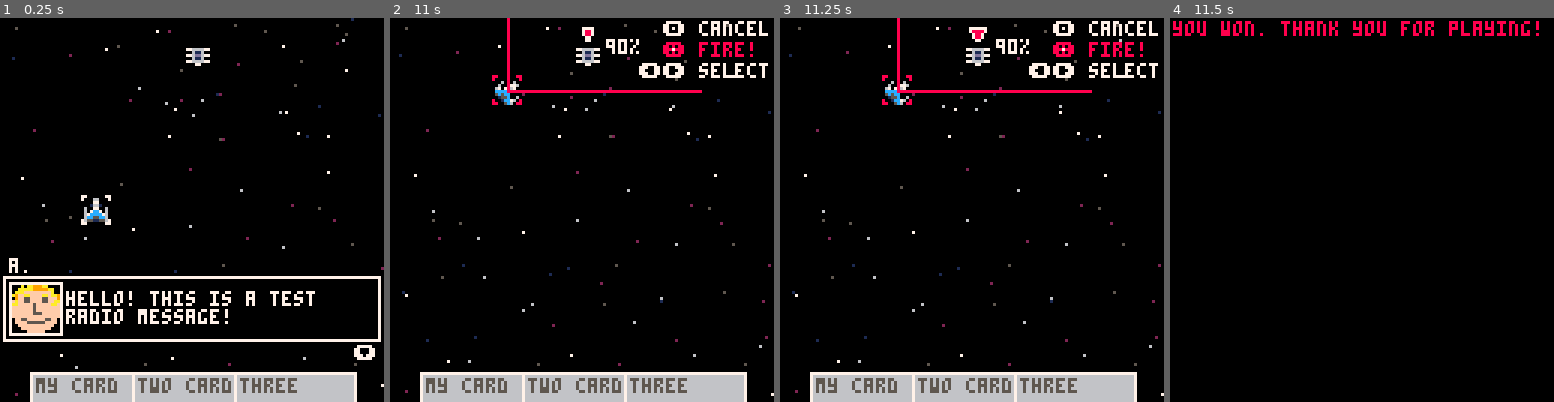
Above: before the commit, frames 1-4 (left to right).
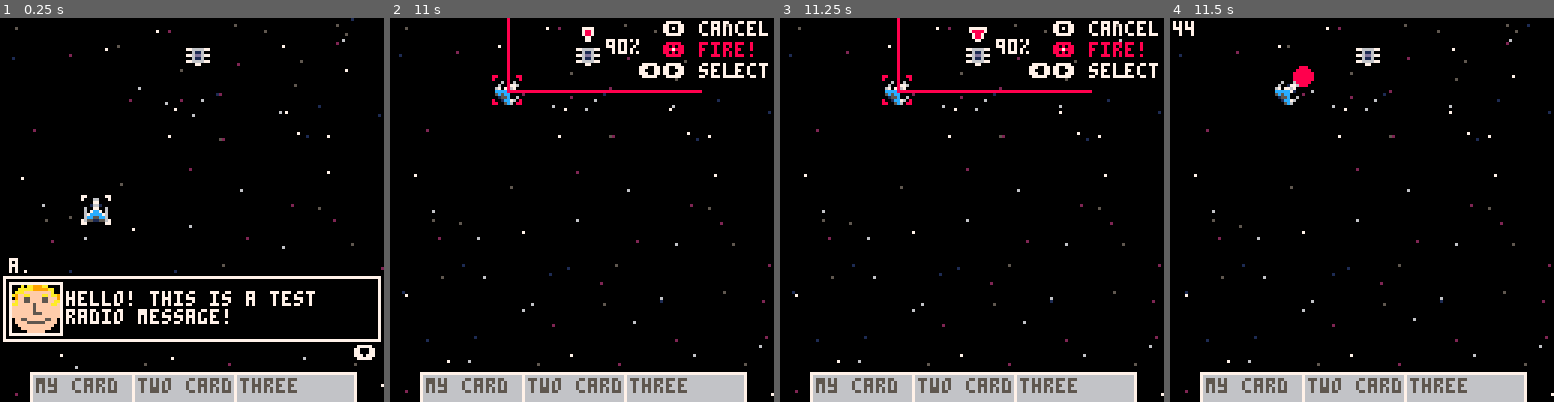
Above: after the commit, the same moments.

Repository: karjona/ondatra
Game: PICO-8 cartridge ondatra.p8
Two runs of this game, one before a commit and one after it. Both use one fixed random seed, a clock stepped at 60 frames per second and the inputs below.
Inputs:
- Up to frame 1 (0.25 s): no input
- Up to frame 2 (11 s): tap O (Z key) at 0.33, 0.7, 1.43, 2.22, 3.1, 3.98, 4.87, 5.75, 6.63, 7.52, 8.4, 9.28, 10.17 s; tap X (X key) at 1.07, 2.07, 2.4, 2.73, 3.07, 3.4, 3.73, 4.07, 4.4, 4.73, 5.07, 5.4, 5.73, 6.07, 6.4, 6.73, 7.07, 7.4, 7.73, 8.07, 8.4, 8.73, 9.07, 9.4, 9.73, 10.07, 10.4, 10.73 s; hold Left 1.97-2.37 s; hold Down 2.42-2.82 s; hold Right 2.87-3.53 s; hold Up 3.58-4.08 s; hold Right 4.13-4.53 s; hold Down 4.58-5.08 s; hold Left 5.13-5.8 s; hold Up 5.85-6.18 s; hold Left 6.23-6.63 s; hold Down 6.68-7.08 s; hold Right 7.13-7.8 s; hold Up 7.85-8.35 s; hold Right 8.4-8.8 s; hold Down 8.85-9.35 s; hold Left 9.4-10.07 s; hold Up 10.12-10.45 s; hold Left 10.5-10.9 s; hold Down from 10.95 s (still down)
- Up to frame 3 (11.25 s): keep holding Down; tap O (Z key) at 11.05 s; tap X (X key) at 11.07 s
- Up to frame 4 (11.5 s): release Down at 11.35 s; tap X (X key) at 11.4 s; hold Right from 11.4 s (still down)

Frames 1-3 are identical in both runs. In frame 4, 9.4% of the frame differs, in the area x 0-100%, y 0-100%.

Commit message:
Add bullets

Diff:
--- a/ondatra.p8
+++ b/ondatra.p8
@@ -30,6 +30,7 @@
 -- entities
 #include src/entities/ship.lua
 #include src/entities/enemy.lua
+#include src/entities/bullet.lua
 
 -- levels
 #include src/levels/1.lua
--- /dev/null
+++ b/src/entities/bullet.lua
@@ -0,0 +1,20 @@
+function create_bullet(from, to)
+  local speed = 1
+  local type = "bullet"
+
+  local mybullet = {
+    x = flr(from.x),
+    y = flr(from.y),
+    tx = flr(to.x),
+    ty = flr(to.y),
+    target = to,
+    type = type,
+    speed = speed
+  }
+
+  add(entities, mybullet)
+end
+
+function draw_bullet(bullet)
+  circfill(bullet.x, bullet.y, 3, 8)
+end
--- a/src/entities/ship.lua
+++ b/src/entities/ship.lua
@@ -121,8 +121,3 @@
     end
   end
 end
-
-function shoot_ship(from, to)
-  from.has_shot = true
-  to.health = 0
-end
--- a/src/scenes/battle.lua
+++ b/src/scenes/battle.lua
@@ -8,7 +8,28 @@
 
   local ship_moved = false
   local enemies_left = 0
+  local bullet_count = 0
   for entity in all(entities) do
+    if entity.type == "bullet" then
+      bullet_count += 1
+      if entity.x < entity.tx then
+        entity.x += 1
+      elseif entity.x > entity.tx then
+        entity.x -= 1
+      end
+
+      if entity.y < entity.ty then
+        entity.y += 1
+      elseif entity.y > entity.ty then
+        entity.y -= 1
+      end
+
+      if entity.x == entity.tx and entity.y == entity.ty then
+        del(entities, entity)
+        entity.target.health = 0
+      end
+    end
+
     if entity.type == "ship" then
       -- destroy ship if health is 0
       if entity.health <= 0 then
@@ -42,7 +63,7 @@
     end
   end
 
-  if enemies_left == 0 then
+  if enemies_left == 0 and bullet_count == 0 then
     _drw = drw_won
     _upd = upd_won
   end
@@ -50,7 +71,7 @@
   if ship_moved then moving_ships = true else moving_ships = false end
 
   -- select the active ship
-  select_ship()
+  if bullet_count == 0 then select_ship() end
   if not selected_ship then
     reset_turn()
     return
@@ -99,13 +120,18 @@
 function drw_battle()
   draw_bg(level)
 
-  -- draw ships
+  -- draw entities
   for entity in all(entities) do
     if entity.type == "ship" then
       draw_ship(entity)
       if entity == shot_target and not moving_ships then
         draw_shottarget(entity)
       end
+    end
+
+    if entity.type == "bullet" then
+      print(entity.x, 1, 1, 7)
+      draw_bullet(entity)
     end
   end
   if selected_ship and not moving_ships then draw_selsquare(selected_ship) end
--- a/src/utilities/shots.lua
+++ b/src/utilities/shots.lua
@@ -30,3 +30,8 @@
 
   return x1, y1, x2, y2
 end
+
+function shoot_ship(from, to)
+  create_bullet(from, to)
+  from.has_shot = true
+end
